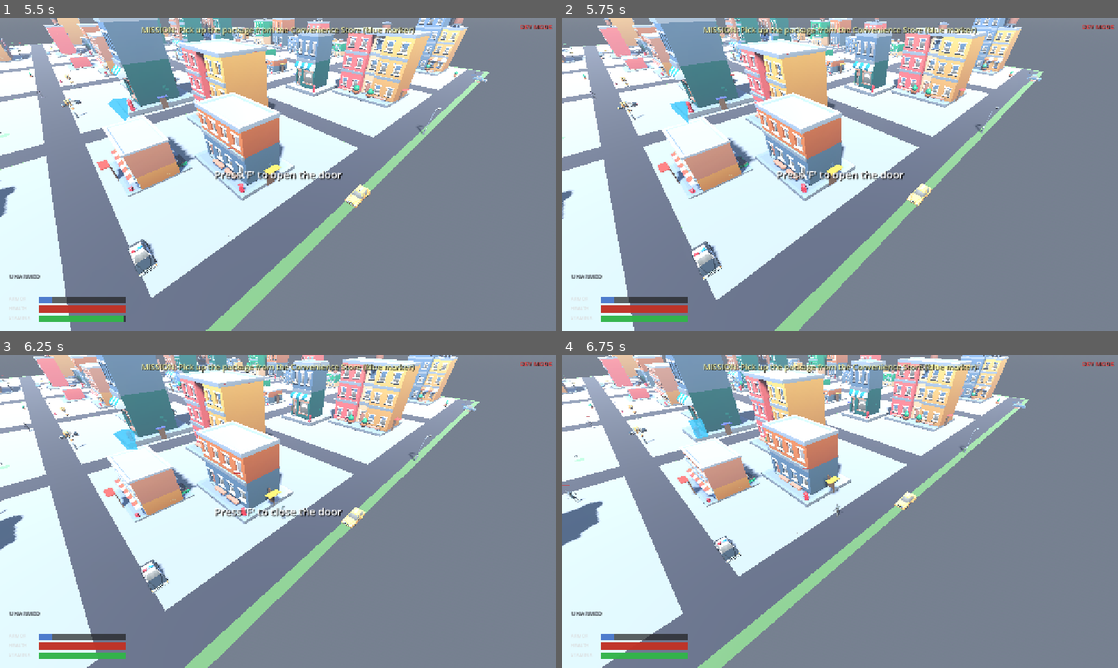
Above: before the commit, frames 1-4 (two rows, left to right).
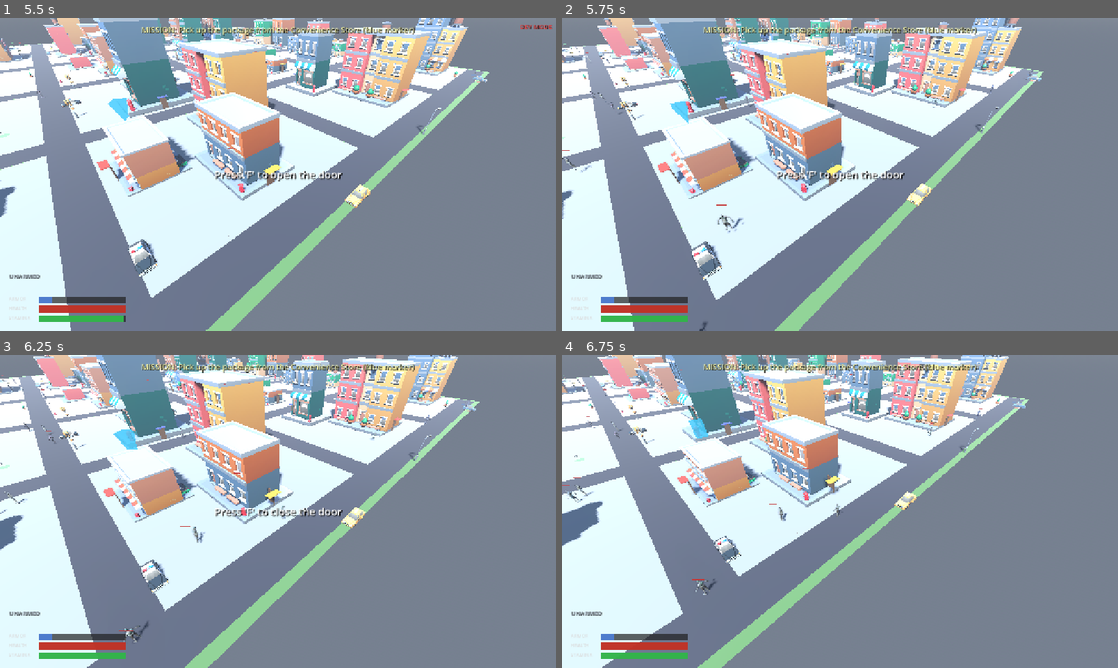
Above: after the commit, the same moments.

Repository: shaoqian2001/vibe-zombie
Game: Godot game, scene res://scenes/TitleMenu.tscn
Same seed, same stepped clock (60 frames per second), same inputs: the game is played once before the commit and once after it. Sound files missing from this copy of the repository are replaced by a short silence.
Inputs (mouse positions are in pixels of both pictures, inside the frame that each line leads up to):
- Up to frame 1 (5.5 s): click "Single Player" at 0.5 s; move the mouse to (400, 158) at 1.27 s; press the mouse at (400, 158) at 1.28 s; hold D (move_right) 1.28-2.03 s; move the mouse to (166, 190) at 2.02 s; release the mouse at (166, 190) at 2.03 s; hold S (move_backward) 2.03-2.78 s; tap F (interact) at 2.1 s; click (166, 190) at 2.3 s; move the mouse to (333, 105) at 2.77 s; press the mouse at (333, 105) at 2.78 s; hold D (move_right) 2.78-3.53 s; move the mouse to (250, 237) at 3.52 s; release the mouse at (250, 237) at 3.53 s; hold W (move_forward) 3.53-4.28 s; tap Shift (sprint) at 3.6 s; click (250, 237) at 3.8 s; move the mouse to (444, 221) at 4.27 s; hold 1 (weapon_1) 4.28-5.03 s; hold A (move_left) from 4.28 s (still down); click (444, 221) at 4.55 s; tap R (reload) at 4.9 s; move the mouse to (111, 127) at 5.02 s; tap 2 (weapon_2) at 5.1 s; click (111, 127) at 5.3 s
- Up to frame 2 (5.75 s): keep holding A (move_left); tap F1 (toggle_dev_mode, bound only after the commit) at 5.65 s
- Up to frame 3 (6.25 s): tap F (interact) at 5.75 s; move the mouse to (305, 511) at 5.77 s; release A (move_left) at 5.78 s; hold S (move_backward) from 5.78 s (still down); hold 3 (weapon_3) from 5.78 s (still down); click (305, 511) at 6.05 s
- Up to frame 4 (6.75 s): move the mouse to (756, 433) at 6.52 s; release S (move_backward) at 6.53 s; release 3 (weapon_3) at 6.53 s; hold D (move_right) from 6.53 s (still down); tap 4 (weapon_4) at 6.6 s

Frame 1 is identical in both runs. In frame 2, 0.3% of the frame differs, in the area x 0-100%, y 2-100%; in frame 3, 0.3%, in the area x 0-100%, y 2-92%; in frame 4, 0.3%.

Commit message:
feat: add background music, weapon/enemy SFX, dev mode toggle, hold-to-fire
Audio integration:

- Looping horror ambience as background music (volume tuned vs SFX).

- Per-weapon fire and reload SFX (pistol/shotgun/smg/grenade/bat) using non-spatial AudioStreamPlayer so they stay clearly audible from the isometric camera distance.

- Spatial enemy attack SFX with boosted unit_size/max_distance for far-zombie clarity.

- AUDIO_SOURCES.md documents all third-party assets and licenses.

Gameplay improvements:

- F1 toggles dev mode at runtime (god mode + HUD label); first toggle off tops up enemies to the normal count so attack SFX are easy to hear.

- Weapons now auto-fire while the shoot button is held; per-weapon fire-rate cooldown still enforced.

- Tuned weapon, reload, enemy, and music dB levels so SFX sit above the ambience.

Made-with: Cursor

Diff:
--- a/project.godot
+++ b/project.godot
@@ -114,3 +114,8 @@
 "events": [Object(InputEventKey,"resource_local_to_scene":false,"resource_name":"","device":-1,"window_id":0,"alt_press …(191 unchanged characters)…
 ]
 }
+toggle_dev_mode={
+"deadzone": 0.5,
+"events": [Object(InputEventKey,"resource_local_to_scene":false,"resource_name":"","device":-1,"window_id":0,"alt_pressed":false,"shift_pressed":false,"ctrl_pressed":false,"meta_pressed":false,"pressed":false,"keycode":0,"physical_keycode":4194332,"key_label":0,"unicode":0,"location":0,"echo":false,"script":null)
+]
+}
--- a/scripts/enemy.gd
+++ b/scripts/enemy.gd
@@ -1,6 +1,8 @@
 extends CharacterBody3D
 
 ## A zombie enemy that wanders, chases and attacks the player.
+
+const ENEMY_ATTACK_SOUND := preload("res://assets/audio/enemies/zombie_attack.wav")
 
 const SPEED := 2.0
 const CHASE_SPEED := 3.5
@@ -27,6 +29,7 @@
 # Attack state
 var _attack_timer := 0.0
 var _player_ref: CharacterBody3D = null
+var _attack_audio_player: AudioStreamPlayer3D = null
 
 # HP bar references
 var _hp_bar_bg: MeshInstance3D
@@ -38,6 +41,7 @@
 	_pick_new_wander()
 	_build_model()
 	_build_hp_bar()
+	_setup_attack_audio()
 	await get_tree().process_frame
 	_player_ref = _find_player()
 
@@ -106,8 +110,25 @@
 	if _player_ref == null or not is_instance_valid(_player_ref):
 		return
 	_attack_timer = ATTACK_COOLDOWN
+	_play_attack_sound()
 	if _player_ref.has_method("take_damage"):
 		_player_ref.take_damage(ATTACK_DAMAGE)
+
+func _setup_attack_audio() -> void:
+	_attack_audio_player = AudioStreamPlayer3D.new()
+	_attack_audio_player.name = "AttackAudio"
+	_attack_audio_player.stream = ENEMY_ATTACK_SOUND
+	_attack_audio_player.volume_db = 4.0
+	# Boost unit_size so the sound stays audible from the isometric camera distance.
+	_attack_audio_player.unit_size = 25.0
+	_attack_audio_player.max_distance = 60.0
+	add_child(_attack_audio_player)
+
+func _play_attack_sound() -> void:
+	if _attack_audio_player == null:
+		return
+	_attack_audio_player.pitch_scale = _rng.randf_range(0.88, 1.12)
+	_attack_audio_player.play()
 
 func _find_player() -> CharacterBody3D:
 	var players := get_tree().get_nodes_in_group("player")
--- a/scripts/hud.gd
+++ b/scripts/hud.gd
@@ -186,6 +186,12 @@
 	_dev_label.mouse_filter = Control.MOUSE_FILTER_IGNORE
 	_container.add_child(_dev_label)
 
+func hide_dev_mode() -> void:
+	if _dev_label == null:
+		return
+	_dev_label.queue_free()
+	_dev_label = null
+
 func _update_bars() -> void:
 	if _armor_fill:
 		_armor_fill.size.x = BAR_WIDTH * (armor / max_armor)
--- a/scripts/main.gd
+++ b/scripts/main.gd
@@ -13,8 +13,12 @@
 
 const BuildingInterior = preload("res://scripts/building_interior.gd")
 const WeaponPickup = preload("res://scripts/weapon_pickup.gd")
-
-const DEV_MODE := true
+const BACKGROUND_MUSIC := preload("res://assets/audio/music/horror_ambience.ogg")
+
+const DEV_MODE_DEFAULT := true
+var _dev_mode_active: bool = DEV_MODE_DEFAULT
+var _normal_enemies_topped_up: bool = false
+var _enemy_rng: RandomNumberGenerator = null
 
 # Map rim spawn positions (near edges of the 152×152m map)
 const RIM_SPAWN_CANDIDATES := [
@@ -63,6 +67,7 @@
 var _inventory: CanvasLayer = null
 var _manual_open: bool = false
 var _inventory_open: bool = false
+var _background_music_player: AudioStreamPlayer = null
 
 # State
 var _nearby_building: Dictionary = {}   # building whose door area the player overlaps
@@ -90,6 +95,8 @@
 func _ready() -> void:
 	var rng := RandomNumberGenerator.new()
 	rng.randomize()
+	_enemy_rng = RandomNumberGenerator.new()
+	_enemy_rng.randomize()
 
 	# Spawn player near map rim
 	var spawn_pos: Vector3 = RIM_SPAWN_CANDIDATES[rng.randi() % RIM_SPAWN_CANDIDATES.size()]
@@ -99,8 +106,9 @@
 	player.add_to_group("player")
 	_create_ui()
 	_setup_hud()
-
-	if DEV_MODE:
+	_start_background_music()
+
+	if _dev_mode_active:
 		player.god_mode = true
 		if _hud and _hud.has_method("show_dev_mode"):
 			_hud.show_dev_mode()
@@ -114,6 +122,56 @@
 	_connect_entrance_areas()
 
 	player.died.connect(_on_player_died)
+
+func _start_background_music() -> void:
+	if _background_music_player:
+		return
+	_background_music_player = AudioStreamPlayer.new()
+	_background_music_player.name = "BackgroundMusic"
+	_background_music_player.stream = BACKGROUND_MUSIC
+	_background_music_player.volume_db = -22.0
+	_background_music_player.finished.connect(_on_background_music_finished)
+	add_child(_background_music_player)
+	_background_music_player.play()
+
+func _on_background_music_finished() -> void:
+	if _background_music_player and _mission_state == MissionState.ACTIVE:
+		_background_music_player.play()
+
+func _toggle_dev_mode() -> void:
+	_dev_mode_active = not _dev_mode_active
+	player.god_mode = _dev_mode_active
+	if _dev_mode_active:
+		if _hud and _hud.has_method("show_dev_mode"):
+			_hud.show_dev_mode()
+	else:
+		if _hud and _hud.has_method("hide_dev_mode"):
+			_hud.hide_dev_mode()
+		# Top up to the normal enemy count the first time dev mode is disabled,
+		# so the player can immediately experience full-density combat.
+		if not _normal_enemies_topped_up:
+			_normal_enemies_topped_up = true
+			_top_up_to_normal_enemy_count()
+
+func _top_up_to_normal_enemy_count() -> void:
+	if _enemy_rng == null:
+		return
+	var enemy_script := preload("res://scripts/enemy.gd")
+	var current: int = get_tree().get_nodes_in_group("enemy").size()
+	var target: int = BASE_ENEMY_COUNT_NORMAL
+	if current >= target:
+		return
+	var grid_origin := -ENEMY_CELL_SIZE * 5 * 0.5
+	var idx_offset: int = current
+	for i in range(target - current):
+		var pos := _random_walkable_pos(_enemy_rng, grid_origin)
+		if pos.distance_to(player.global_position) < 8.0:
+			pos = _random_walkable_pos(_enemy_rng, grid_origin)
+		var enemy := CharacterBody3D.new()
+		enemy.set_script(enemy_script)
+		enemy.name = "Enemy_TopUp_%d" % (idx_offset + i)
+		enemy.global_position = pos
+		add_child(enemy)
 
 func _process(delta: float) -> void:
 	if _mission_state != MissionState.ACTIVE:
@@ -138,6 +196,8 @@
 		return  # block other input while overlay is open
 	if event.is_action_pressed("interact"):
 		_handle_interact()
+	elif event.is_action_pressed("toggle_dev_mode"):
+		_toggle_dev_mode()
 
 # ------------------------------------------------------------------
 # HUD (armor / health / stamina bars)
@@ -219,8 +279,8 @@
 	var grid_origin := -total * 0.5
 	var idx := 0
 
-	var base_count := BASE_ENEMY_COUNT_DEV if DEV_MODE else BASE_ENEMY_COUNT_NORMAL
-	var hotspot_count := HOTSPOT_ENEMY_COUNT_DEV if DEV_MODE else HOTSPOT_ENEMY_COUNT_NORMAL
+	var base_count := BASE_ENEMY_COUNT_DEV if _dev_mode_active else BASE_ENEMY_COUNT_NORMAL
+	var hotspot_count := HOTSPOT_ENEMY_COUNT_DEV if _dev_mode_active else HOTSPOT_ENEMY_COUNT_NORMAL
 
 	for i in range(base_count):
 		var pos := _random_walkable_pos(rng, grid_origin)
--- a/scripts/player.gd
+++ b/scripts/player.gd
@@ -54,6 +54,8 @@
 var _smg_node: Node3D = null
 var _grenade_launcher_node: Node3D = null
 var _bat_node: Node3D = null
+var _weapon_reload_player: AudioStreamPlayer = null
+var _audio_cache: Dictionary = {}
 
 # Aim line
 var _aim_line: MeshInstance3D = null
@@ -72,6 +74,7 @@
 	_build_smg()
 	_build_grenade_launcher()
 	_build_bat()
+	_setup_weapon_audio()
 	_pistol_node.visible = false
 	_shotgun_node.visible = false
 	_smg_node.visible = false
@@ -507,6 +510,94 @@
 	im.surface_end()
 
 # ------------------------------------------------------------------
+# Weapon audio
+# ------------------------------------------------------------------
+
+func _setup_weapon_audio() -> void:
+	_weapon_reload_player = AudioStreamPlayer.new()
+	_weapon_reload_player.name = "WeaponReloadAudio"
+	_weapon_reload_player.volume_db = -2.0
+	add_child(_weapon_reload_player)
+
+func _play_weapon_fire_sound() -> void:
+	_play_weapon_sound_one_shot(
+		"fire_sound",
+		"fire_volume_db",
+		"fire_pitch_min",
+		"fire_pitch_max",
+		0.0
+	)
+
+func _play_weapon_reload_sound() -> void:
+	_play_weapon_sound_on_player(
+		_weapon_reload_player,
+		"reload_sound",
+		"reload_volume_db",
+		"reload_pitch_min",
+		"reload_pitch_max",
+		-2.0
+	)
+
+func _play_weapon_sound_one_shot(
+	sound_key: String,
+	volume_key: String,
+	pitch_min_key: String,
+	pitch_max_key: String,
+	default_volume: float
+) -> void:
+	var sound_path: String = _weapon_stats.get(sound_key, "")
+	if sound_path == "":
+		return
+	var stream := _get_audio_stream(sound_path)
+	if stream == null:
+		return
+
+	var player := AudioStreamPlayer.new()
+	player.name = "WeaponFireAudio"
+	player.stream = stream
+	player.volume_db = float(_weapon_stats.get(volume_key, default_volume))
+	player.pitch_scale = randf_range(
+		float(_weapon_stats.get(pitch_min_key, 0.96)),
+		float(_weapon_stats.get(pitch_max_key, 1.04))
+	)
+	player.finished.connect(player.queue_free)
+	add_child(player)
+	player.play()
+
+func _play_weapon_sound_on_player(
+	player: AudioStreamPlayer,
+	sound_key: String,
+	volume_key: String,
+	pitch_min_key: String,
+	pitch_max_key: String,
+	default_volume: float
+) -> void:
+	if player == null:
+		return
+	var sound_path: String = _weapon_stats.get(sound_key, "")
+	if sound_path == "":
+		return
+	var stream := _get_audio_stream(sound_path)
+	if stream == null:
+		return
+	player.stream = stream
+	player.volume_db = float(_weapon_stats.get(volume_key, default_volume))
+	player.pitch_scale = randf_range(
+		float(_weapon_stats.get(pitch_min_key, 0.96)),
+		float(_weapon_stats.get(pitch_max_key, 1.04))
+	)
+	player.play()
+
+func _get_audio_stream(sound_path: String) -> AudioStream:
+	if not _audio_cache.has(sound_path):
+		var stream := load(sound_path)
+		if stream is AudioStream:
+			_audio_cache[sound_path] = stream
+		else:
+			return null
+	return _audio_cache[sound_path] as AudioStream
+
+# ------------------------------------------------------------------
 # Gun mechanics
 # ------------------------------------------------------------------
 
@@ -521,6 +612,11 @@
 			_is_reloading = false
 			ammo = _weapon_stats.get("magazine_size", 8)
 
+	# Auto-fire while the shoot button is held — the per-weapon fire rate is
+	# already enforced via _shoot_timer inside _try_shoot().
+	if Input.is_action_pressed("shoot"):
+		_try_shoot()
+
 func _try_shoot() -> void:
 	if not _armed or _is_reloading or _shoot_timer > 0.0:
 		return
@@ -534,6 +630,7 @@
 	if not is_melee:
 		ammo -= 1
 	_shoot_timer = WeaponData.shoot_cooldown(_current_weapon)
+	_play_weapon_fire_sound()
 	_fire_bullet()
 
 func _try_reload() -> void:
@@ -546,6 +643,7 @@
 		return
 	_is_reloading = true
 	_reload_timer = _weapon_stats.get("reload_time", 1.2)
+	_play_weapon_reload_sound()
 
 func _fire_bullet() -> void:
 	var hit_mode: String = _weapon_stats.get("hit_mode", "single")
--- a/scripts/weapon_data.gd
+++ b/scripts/weapon_data.gd
@@ -10,6 +10,10 @@
 		"magazine_size": 8,
 		"fire_rate": 2.0,
 		"reload_time": 1.2,
+		"fire_sound": "res://assets/audio/weapons/pistol_fire.wav",
+		"reload_sound": "res://assets/audio/weapons/pistol_reload.wav",
+		"fire_volume_db": 2.0,
+		"reload_volume_db": -2.0,
 		"spread": 0.0,
 		"bullet_speed": INF,
 		"tracer_color": Color(1.0, 0.9, 0.3, 0.8),
@@ -22,6 +26,10 @@
 		"magazine_size": 4,
 		"fire_rate": 1.0,
 		"reload_time": 2.0,
+		"fire_sound": "res://assets/audio/weapons/shotgun_fire.wav",
+		"reload_sound": "res://assets/audio/weapons/shotgun_reload.wav",
+		"fire_volume_db": 4.0,
+		"reload_volume_db": -3.0,
 		"spread": 0.0,
 		"bullet_speed": INF,
 		"tracer_color": Color(1.0, 0.5, 0.2, 0.8),
@@ -35,6 +43,12 @@
 		"magazine_size": 30,
 		"fire_rate": 10.0,
 		"reload_time": 2.0,
+		"fire_sound": "res://assets/audio/weapons/smg_fire.wav",
+		"reload_sound": "res://assets/audio/weapons/smg_reload.wav",
+		"fire_volume_db": -1.0,
+		"reload_volume_db": -2.0,
+		"fire_pitch_min": 0.94,
+		"fire_pitch_max": 1.08,
 		"spread": 3.0,
 		"bullet_speed": INF,
 		"tracer_color": Color(1.0, 1.0, 0.5, 0.7),
@@ -47,6 +61,12 @@
 		"magazine_size": 1,
 		"fire_rate": 0.5,
 		"reload_time": 2.5,
+		"fire_sound": "res://assets/audio/weapons/grenade_fire.wav",
+		"reload_sound": "res://assets/audio/weapons/grenade_reload.wav",
+		"fire_volume_db": 3.0,
+		"reload_volume_db": -2.0,
+		"fire_pitch_min": 0.82,
+		"fire_pitch_max": 0.94,
 		"spread": 0.0,
 		"bullet_speed": INF,
 		"tracer_color": Color(1.0, 0.4, 0.1, 0.9),
@@ -59,6 +79,10 @@
 		"magazine_size": -1,
 		"fire_rate": 1.5,
 		"reload_time": 0.0,
+		"fire_sound": "res://assets/audio/weapons/bat_swing.wav",
+		"fire_volume_db": 0.0,
+		"fire_pitch_min": 0.9,
+		"fire_pitch_max": 1.12,
 		"spread": 0.0,
 		"bullet_speed": INF,
 		"tracer_color": Color(0.6, 0.4, 0.2, 0.5),
Not shown, added: assets/audio/enemies/zombie_attack.wav.import
Not shown, added: assets/audio/music/horror_ambience.ogg.import
Not shown, added: assets/audio/weapons/bat_swing.wav.import
Not shown, added: assets/audio/weapons/grenade_fire.wav.import
Not shown, added: assets/audio/weapons/grenade_reload.wav.import
Not shown, added: assets/audio/weapons/pistol_fire.wav.import
Not shown, added: assets/audio/weapons/pistol_reload.wav.import
Not shown, added: assets/audio/weapons/shotgun_fire.wav.import
Not shown, added: assets/audio/weapons/shotgun_reload.wav.import
Not shown, added: assets/audio/weapons/smg_fire.wav.import
Not shown, added: assets/audio/weapons/smg_reload.wav.import
Not shown, added: assets/audio/AUDIO_SOURCES.md
(and 11 more such lines)
